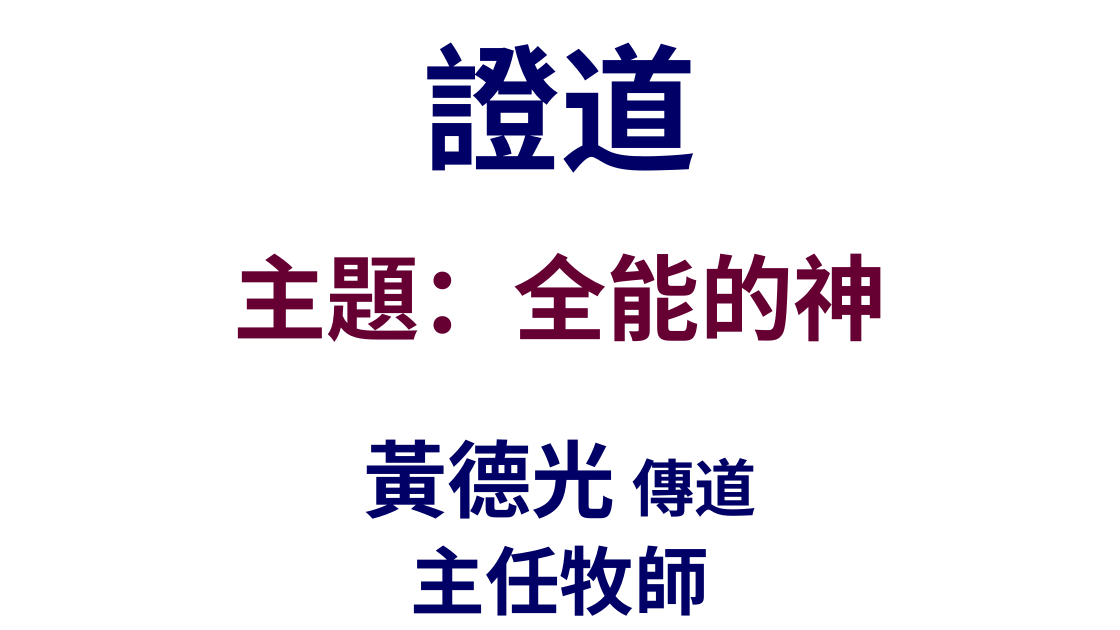
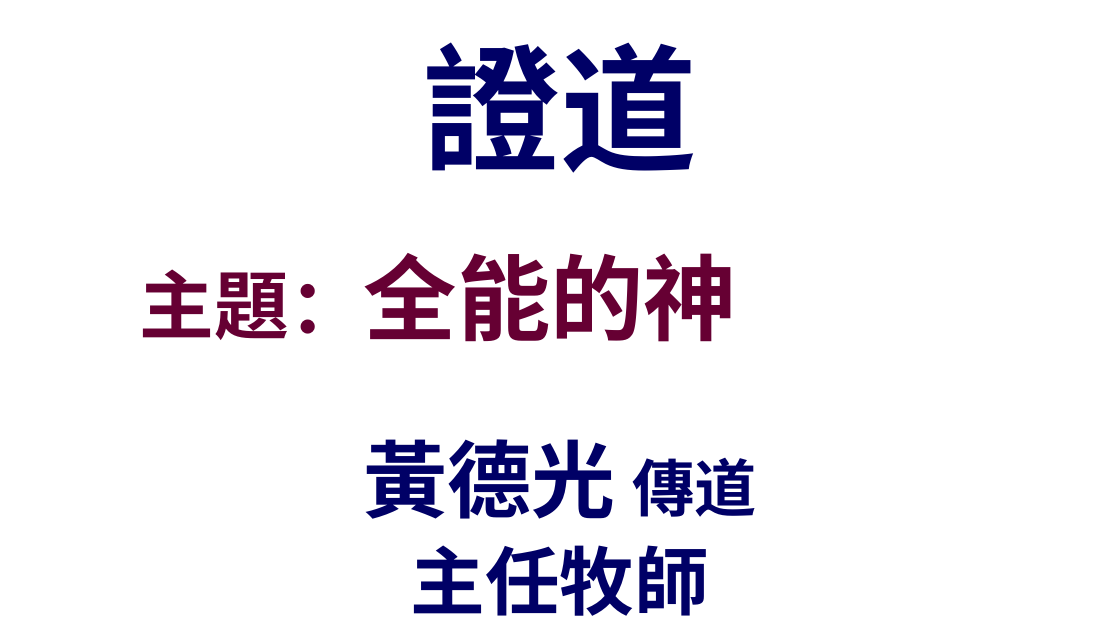
Before and after one commit to batisuoc/other-ppts, a slide deck: slide 16 of 崇拜流程_version02.pptx. Drawn at 1120x630 pixels with LibreOffice and Linux fonts; fonts in the diff are those of the drawing; background and template pictures are left out. Boxes give left, top, right and bottom in pixels: in the first picture for what was removed or moved away, otherwise in the second. Text is boxed around its words. In the diff, an @@ line names an element or a change of style, - is before the commit and + after.

```diff
--- a/崇拜流程_version02.pptx
+++ b/崇拜流程_version02.pptx
@@ text "主題：全能的神" at (140, 253, 737, 342): size 60 to 48 pt in "主題：全能的神"; alignment centre to left @@
```
Also in this commit, not shown: 2 other files.
